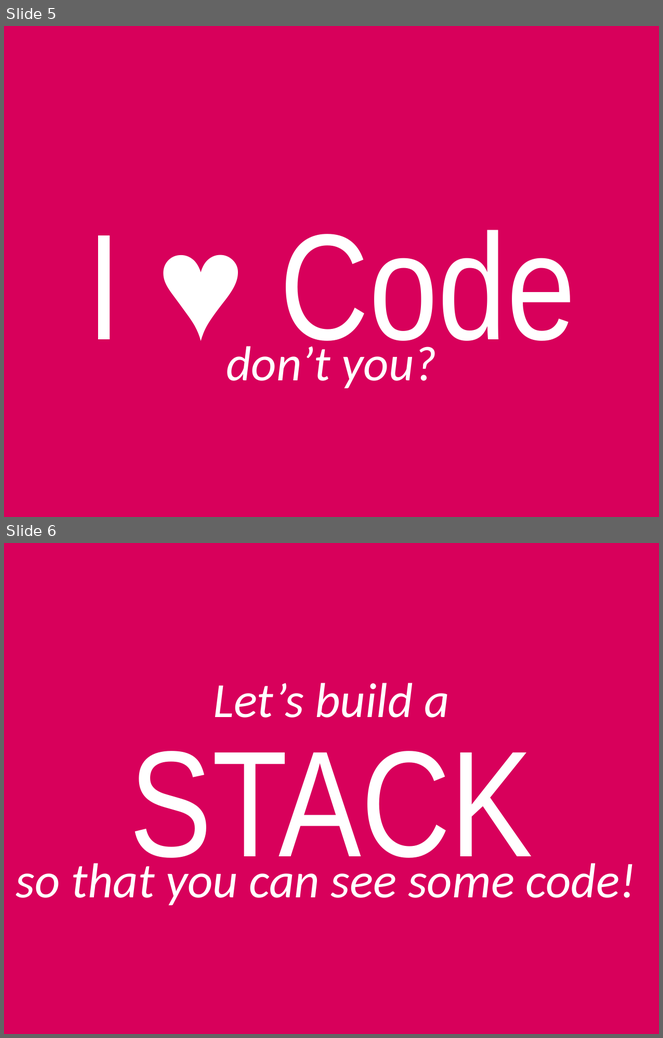
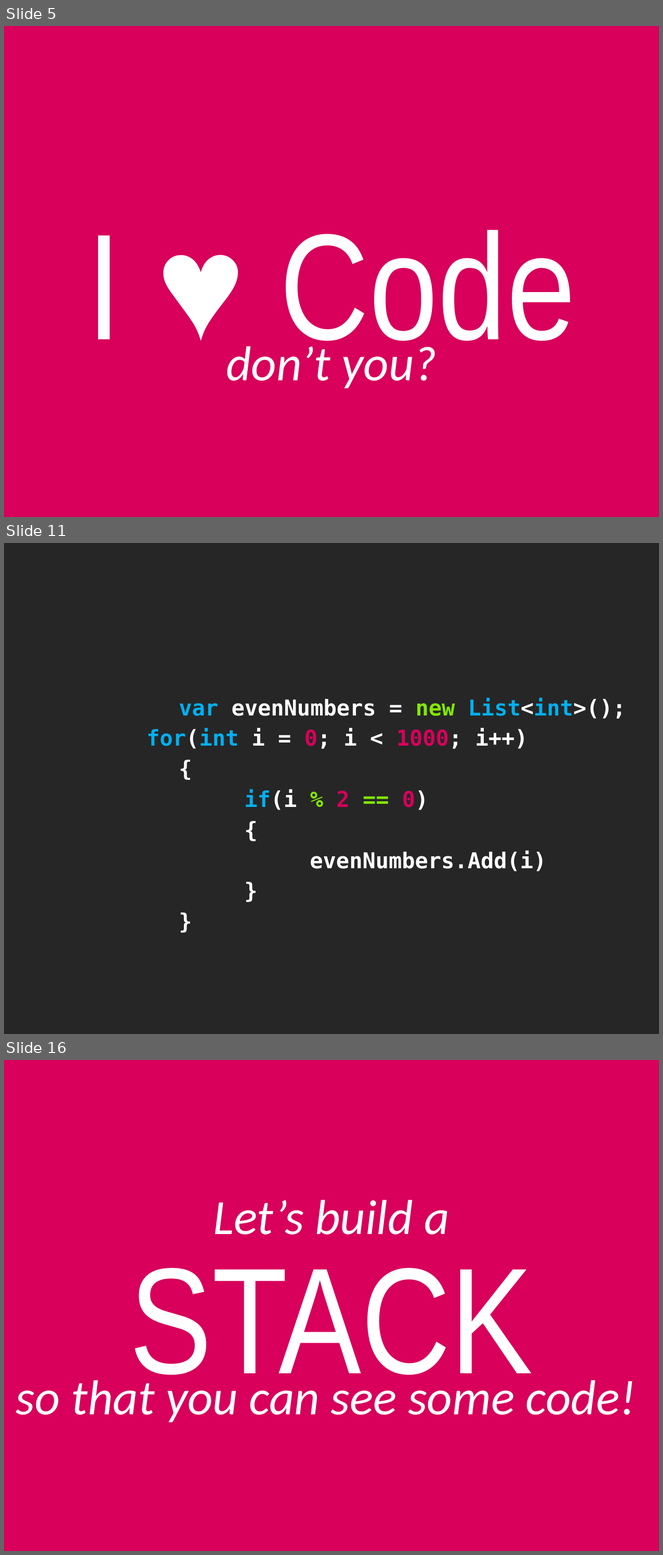
Before and after one commit to cessor/empathiccode, a slide deck: Python-BatteriesIncluded.pptx. Shown one above the other, each under a label of ours: slides 5 and 6 before the commit, slides 5, 11 and 16 after it; the slides between them are not shown. The pictures are 663x1038 and 663x1555 pixels, drawn with LibreOffice and Linux fonts; fonts in the diff are those of the drawing. Boxes give left, top, right and bottom in pixels: in the first picture for what was removed or moved away, otherwise in the second. Text is boxed around its words. In the diff, an @@ line names an element or a change of style, - is before the commit and + after.

```diff
--- a/Python-BatteriesIncluded.pptx
+++ b/Python-BatteriesIncluded.pptx
@@ slide 11 added at bbox=[4, 543, 659, 1034], background #262626 @@
@@ text added at bbox=[146, 698, 626, 872], 24 pt, text #FFFFFF, bold @@
+var evenNumbers = new List<int>();
+for(int i = 0; i < 1000; i++)
+{
+if(i % 2 == 0)
+{
+evenNumbers.Add(i)
+}
+}
@@ what was slide 6 is now slide 16 @@
```
Also in this commit, not shown: 9 other slides added, 9 other files.
